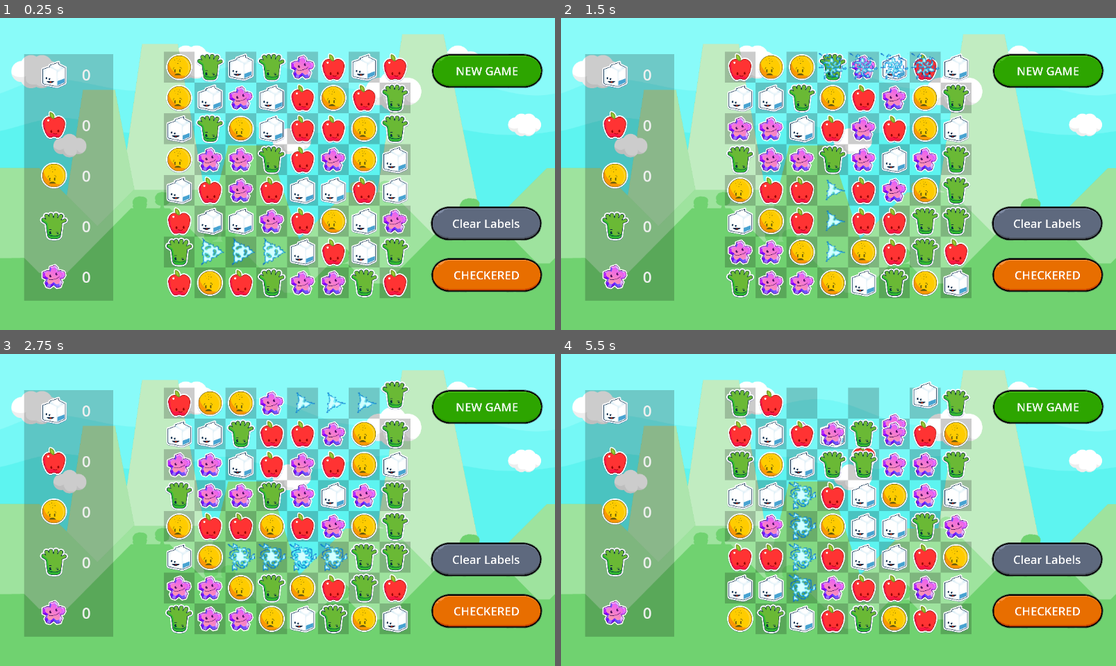
Above: before the commit, frames 1-4 (two rows, left to right).
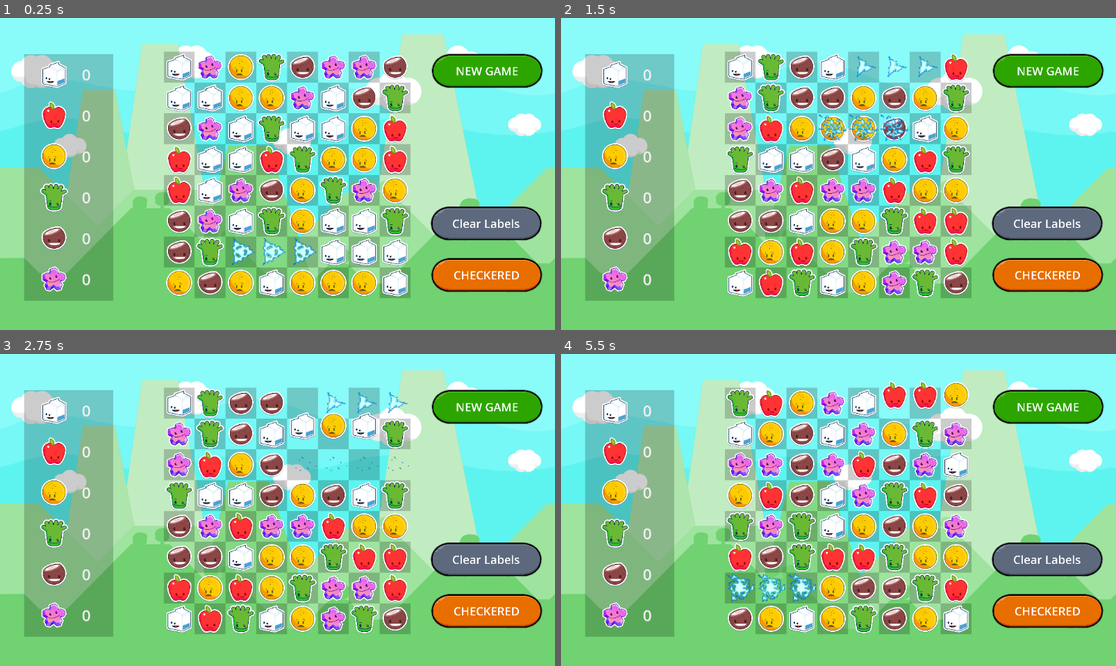
Above: after the commit, the same moments.

Repository: gitbrent/godot-match-3
Game: Godot game, scene res://game.tscn
The game is run twice, just before and just after one commit, with the same random seed, the same clock (stepped at 60 frames per second) and the same inputs.
Inputs:
- Up to frame 1 (0.25 s): no input
- Up to frame 2 (1.5 s): click "NEW GAME" at 0.5 s; click "NEW GAME" at 1.25 s
- Up to frame 3 (2.75 s): click "Clear Labels" at 2 s
- Up to frame 4 (5.5 s): click "CHECKERED" at 2.75 s; click "Clear Labels" at 3.5 s; click "CHECKERED" at 4.25 s; click "NEW GAME" at 5 s

The runs differ from the first frame. In frame 1, 19% of the frame differs, in the area x 7-74%, y 11-90%; in frame 2, 20%; in frame 3, 20%; in frame 4, 19%.

Commit message:
NEW added a 6th gem type

Diff:
--- a/enums.gd
+++ b/enums.gd
@@ -12,6 +12,7 @@
 	WHITE,
 	RED,
 	YELLOW,
+	BROWN,
 	GREEN,
 	PURPLE
 }
--- a/game.gd
+++ b/game.gd
@@ -2,6 +2,7 @@
 # SCENES
 @onready var audio_gem_move:AudioStreamPlayer = $AudioGemMove
 @onready var game_board:GameBoard = $Board
+@onready var game_stats = $GameStats
 
 func _on_board_gem_swapped():
 	play_move_sound()
@@ -14,6 +15,7 @@
 	var brent = game_board.get_gem_props()
 	print("brent: ", brent)
 	# TODO: name labels, then update base on this
+	game_stats.get_child(0).get_child(1).text = "99"
 
 func _on_newgame_button_pressed():
 	game_board.new_game()
--- a/game.tscn
+++ b/game.tscn
@@ -8,6 +8,7 @@
 [ext_resource type="Texture2D" uid="uid://vu6oui2n7024" path="res://assets/gems/characters_0003.png" id="4_2reex"]
 [ext_resource type="Texture2D" uid="uid://byliae6aa6ki2" path="res://assets/gems/characters_0005.png" id="5_g428h"]
 [ext_resource type="Texture2D" uid="uid://2vrsevjv4w43" path="res://assets/gems/characters_0007.png" id="6_ot4tf"]
+[ext_resource type="Texture2D" uid="uid://b1o34xq1pq82y" path="res://assets/gems/characters_0006.png" id="7_o4d3d"]
 [ext_resource type="AudioStream" uid="uid://ds53xomd2ha1b" path="res://assets/audio/Abstract2.ogg" id="8_7jpwb"]
 [ext_resource type="Texture2D" uid="uid://27rcw10bp2xt" path="res://assets/gui/ButtonText_Large_Green_Round.png" id="10_qtl06"]
 [ext_resource type="Texture2D" uid="uid://bebhmcgujnoxc" path="res://assets/gui/ButtonText_Large_GreyOutline_Round.png" id="11_bw3je"]
@@ -44,107 +45,127 @@
 offset_bottom = 587.0
 theme_override_styles/panel = SubResource("StyleBoxFlat_k3sk6")
 
-[node name="VBoxContainer" type="VBoxContainer" parent="."]
+[node name="GameStats" type="VBoxContainer" parent="."]
 offset_left = 80.0
 offset_top = 85.0
 offset_right = 230.0
 offset_bottom = 585.0
-theme_override_constants/separation = 40
-
-[node name="HBoxContainer1" type="HBoxContainer" parent="VBoxContainer"]
-layout_mode = 2
-theme_override_constants/separation = 25
-
-[node name="Control" type="Control" parent="VBoxContainer/HBoxContainer1"]
-custom_minimum_size = Vector2(65, 65)
-layout_mode = 2
-
-[node name="Sprite2D" type="Sprite2D" parent="VBoxContainer/HBoxContainer1/Control"]
+theme_override_constants/separation = 20
+
+[node name="HBoxContainer1" type="HBoxContainer" parent="GameStats"]
+layout_mode = 2
+theme_override_constants/separation = 25
+
+[node name="Control" type="Control" parent="GameStats/HBoxContainer1"]
+custom_minimum_size = Vector2(65, 65)
+layout_mode = 2
+
+[node name="Sprite2D" type="Sprite2D" parent="GameStats/HBoxContainer1/Control"]
 scale = Vector2(0.25, 0.25)
 texture = ExtResource("3_sh4xh")
 centered = false
 
-[node name="Label" type="Label" parent="VBoxContainer/HBoxContainer1"]
-layout_mode = 2
-size_flags_horizontal = 3
-theme_override_colors/font_color = Color(0.945098, 0.945098, 0.945098, 1)
-theme_override_font_sizes/font_size = 32
-text = "0"
-
-[node name="HBoxContainer2" type="HBoxContainer" parent="VBoxContainer"]
-layout_mode = 2
-theme_override_constants/separation = 25
-
-[node name="Control" type="Control" parent="VBoxContainer/HBoxContainer2"]
-custom_minimum_size = Vector2(65, 65)
-layout_mode = 2
-
-[node name="Sprite2D" type="Sprite2D" parent="VBoxContainer/HBoxContainer2/Control"]
+[node name="Label" type="Label" parent="GameStats/HBoxContainer1"]
+layout_mode = 2
+size_flags_horizontal = 3
+theme_override_colors/font_color = Color(0.945098, 0.945098, 0.945098, 1)
+theme_override_font_sizes/font_size = 32
+text = "0"
+
+[node name="HBoxContainer2" type="HBoxContainer" parent="GameStats"]
+layout_mode = 2
+theme_override_constants/separation = 25
+
+[node name="Control" type="Control" parent="GameStats/HBoxContainer2"]
+custom_minimum_size = Vector2(65, 65)
+layout_mode = 2
+
+[node name="Sprite2D" type="Sprite2D" parent="GameStats/HBoxContainer2/Control"]
 scale = Vector2(0.25, 0.25)
 texture = ExtResource("3_qywvx")
 centered = false
 
-[node name="Label" type="Label" parent="VBoxContainer/HBoxContainer2"]
-layout_mode = 2
-size_flags_horizontal = 3
-theme_override_colors/font_color = Color(0.945098, 0.945098, 0.945098, 1)
-theme_override_font_sizes/font_size = 32
-text = "0"
-
-[node name="HBoxContainer3" type="HBoxContainer" parent="VBoxContainer"]
-layout_mode = 2
-theme_override_constants/separation = 25
-
-[node name="Control" type="Control" parent="VBoxContainer/HBoxContainer3"]
-custom_minimum_size = Vector2(65, 65)
-layout_mode = 2
-
-[node name="Sprite2D" type="Sprite2D" parent="VBoxContainer/HBoxContainer3/Control"]
+[node name="Label" type="Label" parent="GameStats/HBoxContainer2"]
+layout_mode = 2
+size_flags_horizontal = 3
+theme_override_colors/font_color = Color(0.945098, 0.945098, 0.945098, 1)
+theme_override_font_sizes/font_size = 32
+text = "0"
+
+[node name="HBoxContainer3" type="HBoxContainer" parent="GameStats"]
+layout_mode = 2
+theme_override_constants/separation = 25
+
+[node name="Control" type="Control" parent="GameStats/HBoxContainer3"]
+custom_minimum_size = Vector2(65, 65)
+layout_mode = 2
+
+[node name="Sprite2D" type="Sprite2D" parent="GameStats/HBoxContainer3/Control"]
 scale = Vector2(0.25, 0.25)
 texture = ExtResource("4_2reex")
 centered = false
 
-[node name="Label" type="Label" parent="VBoxContainer/HBoxContainer3"]
-layout_mode = 2
-size_flags_horizontal = 3
-theme_override_colors/font_color = Color(0.945098, 0.945098, 0.945098, 1)
-theme_override_font_sizes/font_size = 32
-text = "0"
-
-[node name="HBoxContainer4" type="HBoxContainer" parent="VBoxContainer"]
-layout_mode = 2
-theme_override_constants/separation = 25
-
-[node name="Control" type="Control" parent="VBoxContainer/HBoxContainer4"]
-custom_minimum_size = Vector2(65, 65)
-layout_mode = 2
-
-[node name="Sprite2D" type="Sprite2D" parent="VBoxContainer/HBoxContainer4/Control"]
+[node name="Label" type="Label" parent="GameStats/HBoxContainer3"]
+layout_mode = 2
+size_flags_horizontal = 3
+theme_override_colors/font_color = Color(0.945098, 0.945098, 0.945098, 1)
+theme_override_font_sizes/font_size = 32
+text = "0"
+
+[node name="HBoxContainer4" type="HBoxContainer" parent="GameStats"]
+layout_mode = 2
+theme_override_constants/separation = 25
+
+[node name="Control" type="Control" parent="GameStats/HBoxContainer4"]
+custom_minimum_size = Vector2(65, 65)
+layout_mode = 2
+
+[node name="Sprite2D" type="Sprite2D" parent="GameStats/HBoxContainer4/Control"]
 scale = Vector2(0.25, 0.25)
 texture = ExtResource("5_g428h")
 centered = false
 
-[node name="Label" type="Label" parent="VBoxContainer/HBoxContainer4"]
-layout_mode = 2
-size_flags_horizontal = 3
-theme_override_colors/font_color = Color(0.945098, 0.945098, 0.945098, 1)
-theme_override_font_sizes/font_size = 32
-text = "0"
-
-[node name="HBoxContainer5" type="HBoxContainer" parent="VBoxContainer"]
-layout_mode = 2
-theme_override_constants/separation = 25
-
-[node name="Control" type="Control" parent="VBoxContainer/HBoxContainer5"]
-custom_minimum_size = Vector2(65, 65)
-layout_mode = 2
-
-[node name="Sprite2D" type="Sprite2D" parent="VBoxContainer/HBoxContainer5/Control"]
+[node name="Label" type="Label" parent="GameStats/HBoxContainer4"]
+layout_mode = 2
+size_flags_horizontal = 3
+theme_override_colors/font_color = Color(0.945098, 0.945098, 0.945098, 1)
+theme_override_font_sizes/font_size = 32
+text = "0"
+
+[node name="HBoxContainer5" type="HBoxContainer" parent="GameStats"]
+layout_mode = 2
+theme_override_constants/separation = 25
+
+[node name="Control" type="Control" parent="GameStats/HBoxContainer5"]
+custom_minimum_size = Vector2(65, 65)
+layout_mode = 2
+
+[node name="Sprite2D" type="Sprite2D" parent="GameStats/HBoxContainer5/Control"]
+scale = Vector2(0.25, 0.25)
+texture = ExtResource("7_o4d3d")
+centered = false
+
+[node name="Label" type="Label" parent="GameStats/HBoxContainer5"]
+layout_mode = 2
+size_flags_horizontal = 3
+theme_override_colors/font_color = Color(0.945098, 0.945098, 0.945098, 1)
+theme_override_font_sizes/font_size = 32
+text = "0"
+
+[node name="HBoxContainer6" type="HBoxContainer" parent="GameStats"]
+layout_mode = 2
+theme_override_constants/separation = 25
+
+[node name="Control" type="Control" parent="GameStats/HBoxContainer6"]
+custom_minimum_size = Vector2(65, 65)
+layout_mode = 2
+
+[node name="Sprite2D" type="Sprite2D" parent="GameStats/HBoxContainer6/Control"]
 scale = Vector2(0.25, 0.25)
 texture = ExtResource("6_ot4tf")
 centered = false
 
-[node name="Label" type="Label" parent="VBoxContainer/HBoxContainer5"]
+[node name="Label" type="Label" parent="GameStats/HBoxContainer6"]
 layout_mode = 2
 size_flags_horizontal = 3
 theme_override_colors/font_color = Color(0.945098, 0.945098, 0.945098, 1)
--- a/game_board/GameBoard.gd
+++ b/game_board/GameBoard.gd
@@ -8,7 +8,7 @@
 @onready var grid_container:GridContainer = $GridContainer
 @onready var hbox_container:HBoxContainer = $HBoxContainer
 #VARS
-const GEM_COLOR_NAMES = [Enums.GemColor.WHITE, Enums.GemColor.RED, Enums.GemColor.YELLOW, Enums.GemColor.GREEN, Enums.GemColor.PURPLE]
+const GEM_COLOR_NAMES = [Enums.GemColor.WHITE, Enums.GemColor.RED, Enums.GemColor.YELLOW, Enums.GemColor.BROWN, Enums.GemColor.GREEN, Enums.GemColor.PURPLE]
 var selected_cell_1:GemCell = null
 var selected_cell_2:GemCell = null
 var undo_cell_1:GemCell = null
--- a/game_board/GemCell.gd
+++ b/game_board/GemCell.gd
@@ -17,6 +17,7 @@
 	Enums.GemColor.RED: preload("res://assets/gems/characters_0002.png"),
 	Enums.GemColor.YELLOW: preload("res://assets/gems/characters_0003.png"),
 	Enums.GemColor.GREEN: preload("res://assets/gems/characters_0005.png"),
+	Enums.GemColor.BROWN: preload("res://assets/gems/characters_0006.png"),
 	Enums.GemColor.PURPLE: preload("res://assets/gems/characters_0007.png")
 }
 
Not shown: 1 places in game.tscn that only renumber resources
